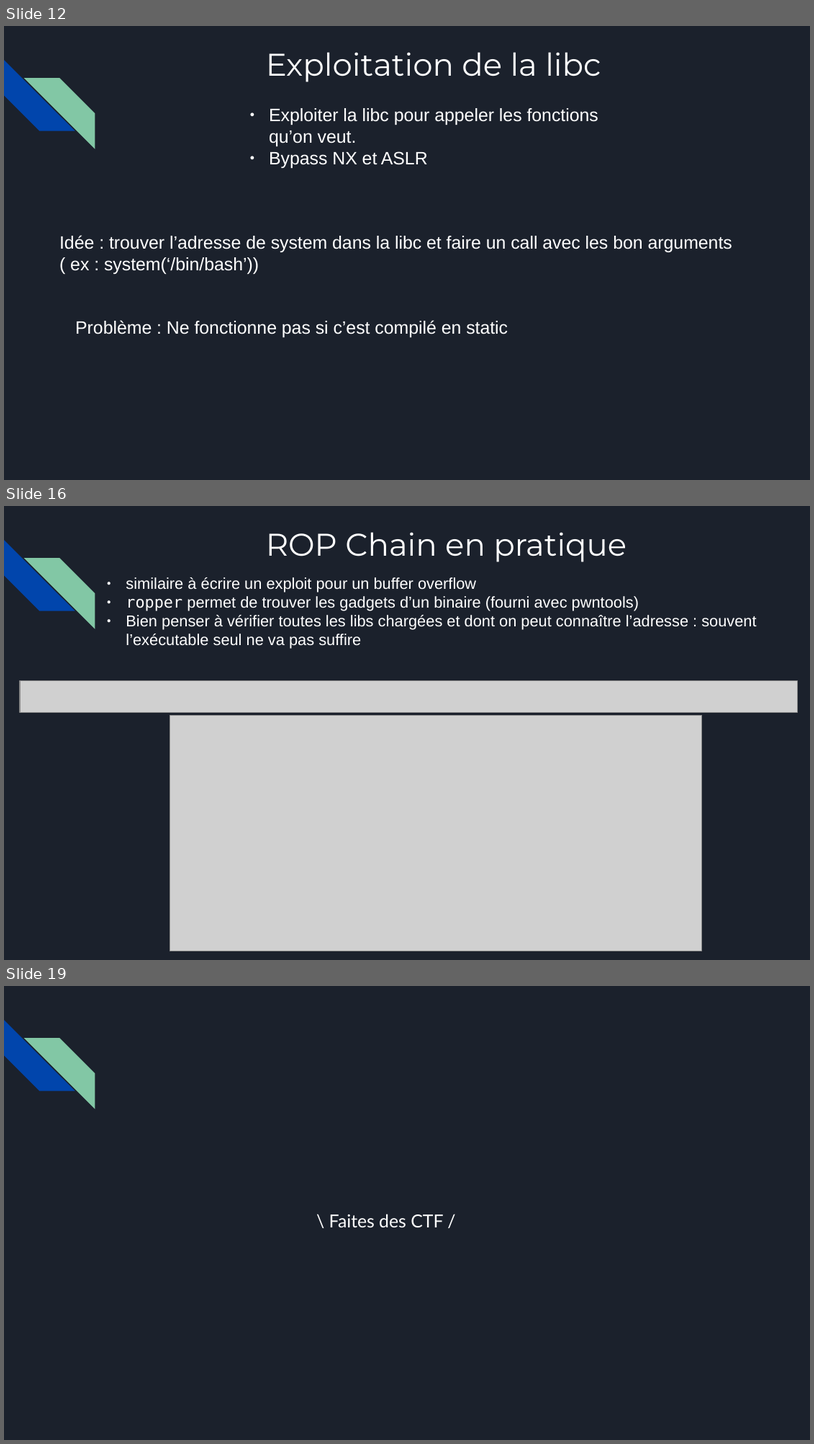
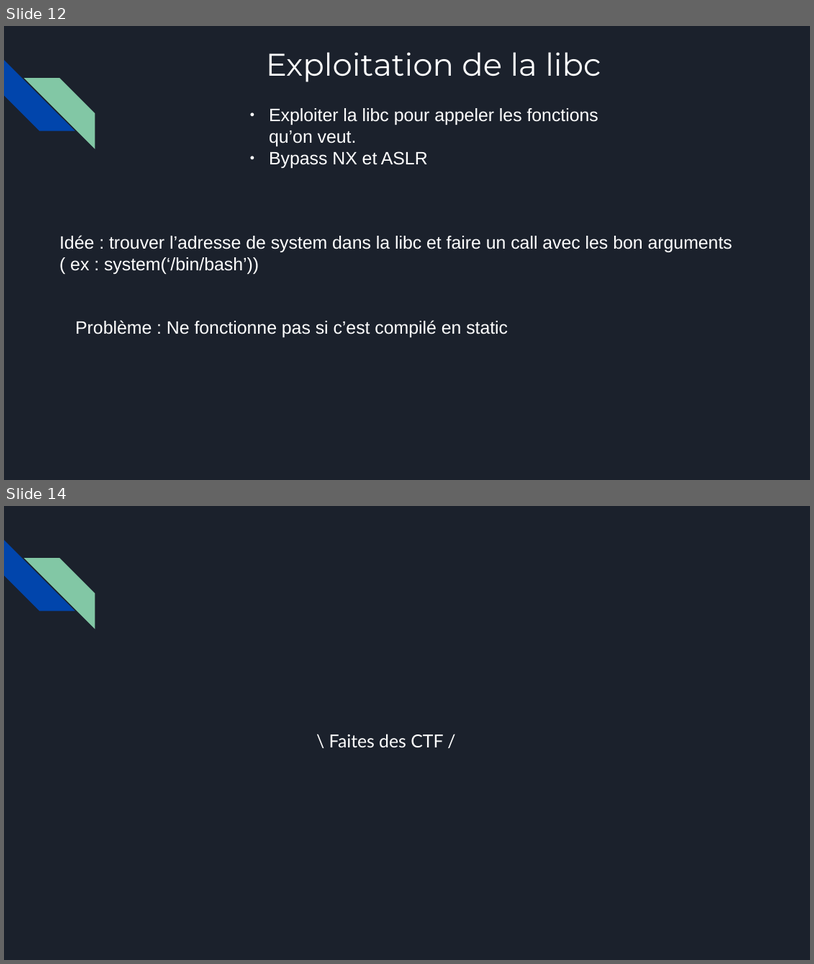
Before and after one commit to azazhe1/Workshop_pwn, a slide deck: Binary_Exploit.pptx. Shown one above the other, each under a label of ours: slides 12, 16 and 19 before the commit, slides 12 and 14 after it; the slides between them are not shown. The pictures are 814x1444 and 814x964 pixels, drawn with LibreOffice and Linux fonts; fonts in the diff are those of the drawing; grey boxes stand for pictures. Boxes give left, top, right and bottom in pixels: in the first picture for what was removed or moved away, otherwise in the second. Text is boxed around its words. In the diff, an @@ line names an element or a change of style, - is before the commit and + after.

Commit message:
Modifications qui seront validées : 	modifié :         Binary_Exploit.pptx

```diff
--- a/Binary_Exploit.pptx
+++ b/Binary_Exploit.pptx
@@ slide 16 removed at [4, 506, 810, 960], background #1B212C; not listed: 2 template elements that a slide beside it also shows @@
@@ text removed at [266, 532, 627, 562] @@
-ROP Chain en pratique
@@ text removed at [126, 577, 756, 649] @@
-● similaire à écrire un exploit pour un buffer overflow
-● ropper permet de trouver les gadgets d’un binaire (fourni avec pwntools)
-● Bien penser à vérifier toutes les libs chargées et dont on peut connaître l’adresse : souvent l’exécutable seul ne va pas suffire
@@ picture removed at [20, 681, 797, 713] @@
@@ picture removed at [170, 715, 702, 950] @@
@@ what was slide 19 is now slide 14 @@
```
Also in this commit, not shown: 1 slide added, 5 other slides removed.
